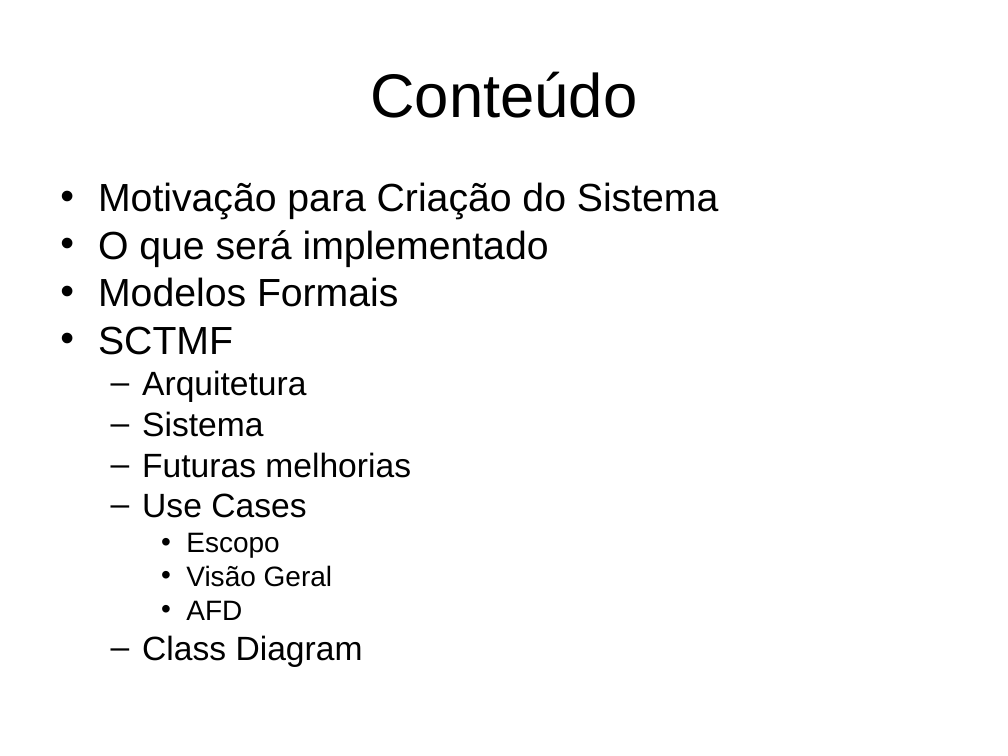
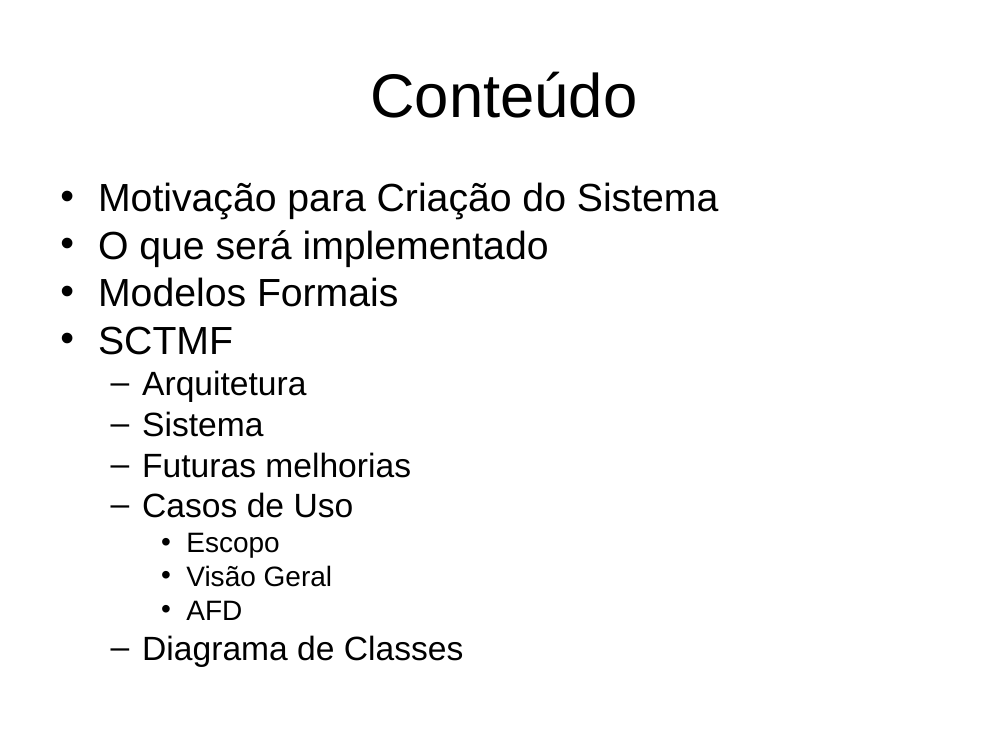
Before and after one commit to eduardoabreubg/sctmf, a slide deck: slide 3 of trunk/sctmf/documentation/Apresentação.ppt. Drawn at 1008x756 pixels with LibreOffice and Linux fonts; fonts in the diff are those of the drawing. Boxes give left, top, right and bottom in pixels: in the first picture for what was removed or moved away, otherwise in the second. Text is boxed around its words. In the diff, an @@ line names an element or a change of style, - is before the commit and + after.

```diff
--- a/trunk/sctmf/documentation/Apresentação.ppt
+++ b/trunk/sctmf/documentation/Apresentação.ppt
@@ text at (142,492,354,518): text changed @@
-  – Use Cases
+  – Casos de Uso
@@ text at (142,635,463,667): text changed @@
-  – Class Diagram
+  – Diagrama de Classes
```
Also in this commit, not shown: 5 other slides changed, 3 slides added, 3 slides removed, 2 other files.
